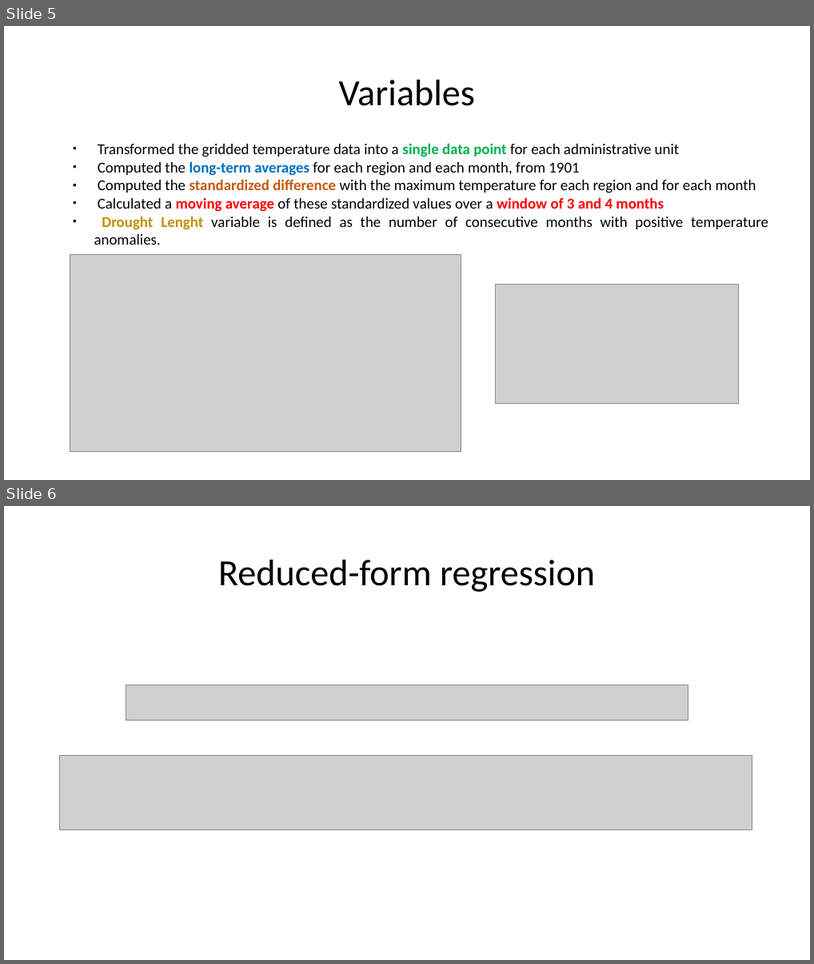
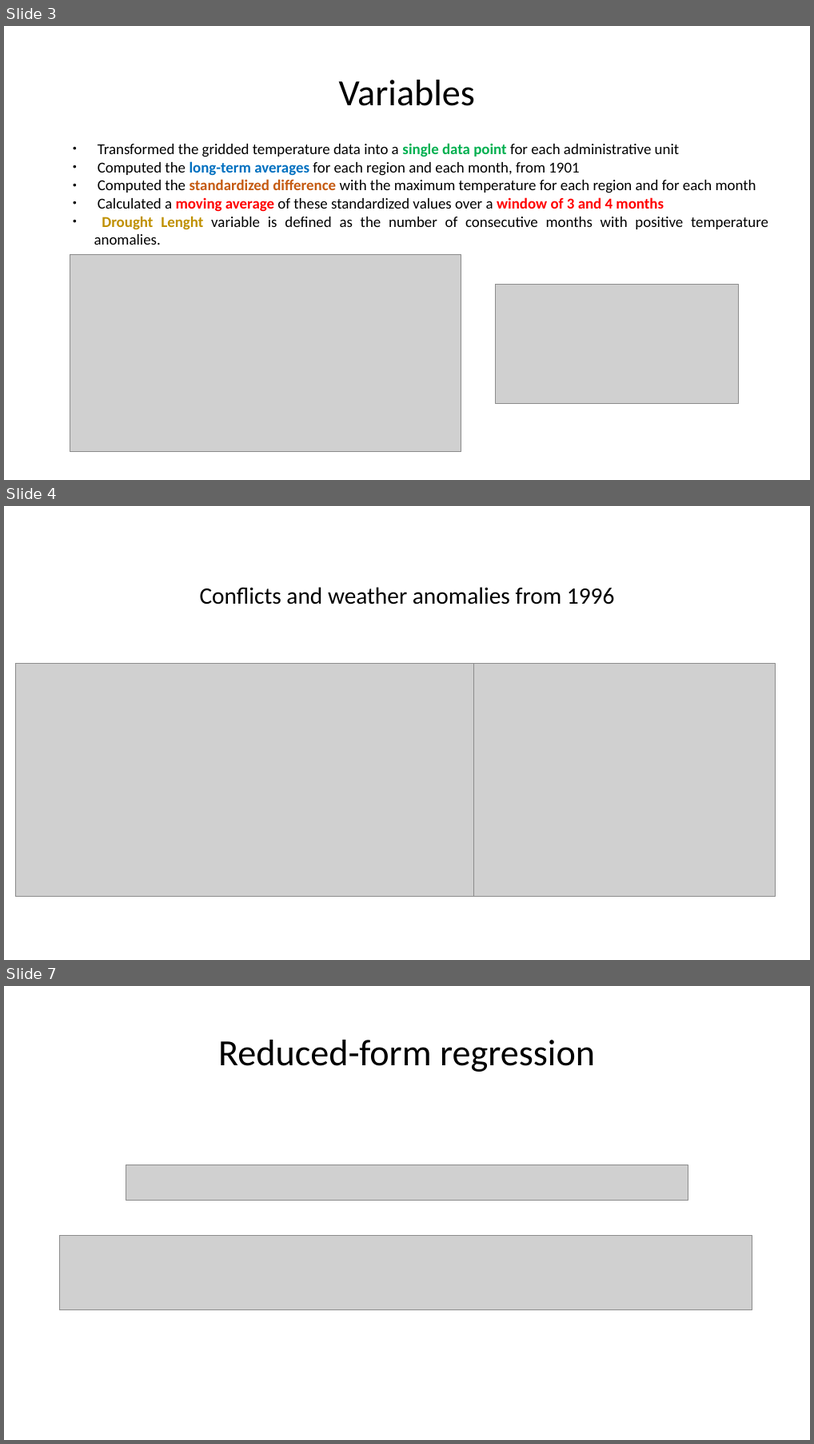
Before and after one commit to saraghivarello/Climate-and-conflict, a slide deck: Weather, conflicts and IDPs in Somalia_new.odp. Shown one above the other, each under a label of ours: slides 5 and 6 before the commit, slides 3, 4 and 7 after it; the slides between them are not shown. The pictures are 814x964 and 814x1444 pixels, drawn with LibreOffice and Linux fonts; fonts in the diff are those of the drawing; grey boxes stand for pictures. Boxes give left, top, right and bottom in pixels: in the first picture for what was removed or moved away, otherwise in the second. Text is boxed around its words. In the diff, an @@ line names an element or a change of style, - is before the commit and + after.

```diff
--- a/Weather, conflicts and IDPs in Somalia_new.odp
+++ b/Weather, conflicts and IDPs in Somalia_new.odp
@@ slide 4 added at (x1=4, y1=506, x2=810, y2=960), background #FFFFFF @@
@@ title added at (x1=200, y1=587, x2=615, y2=604), 28 pt, text #000000 @@
+Conflicts and weather anomalies from 1996
@@ picture added at (x1=15, y1=664, x2=478, y2=896) @@
@@ picture added at (x1=474, y1=664, x2=775, y2=896) @@
@@ what was slide 5 is now slide 3 @@
@@ what was slide 6 is now slide 7 @@
```
Also in this commit, not shown: 2 slides changed, 2 other slides added, 2 slides removed, 2 other files.
